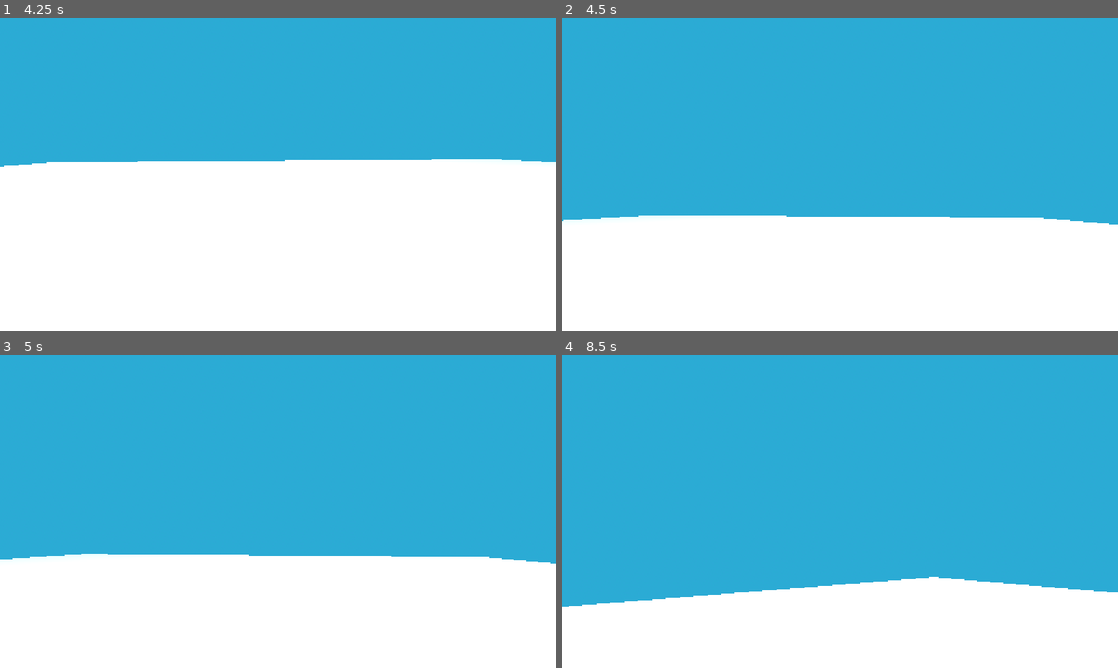
Above: before the commit, frames 1-4 (two rows, left to right).
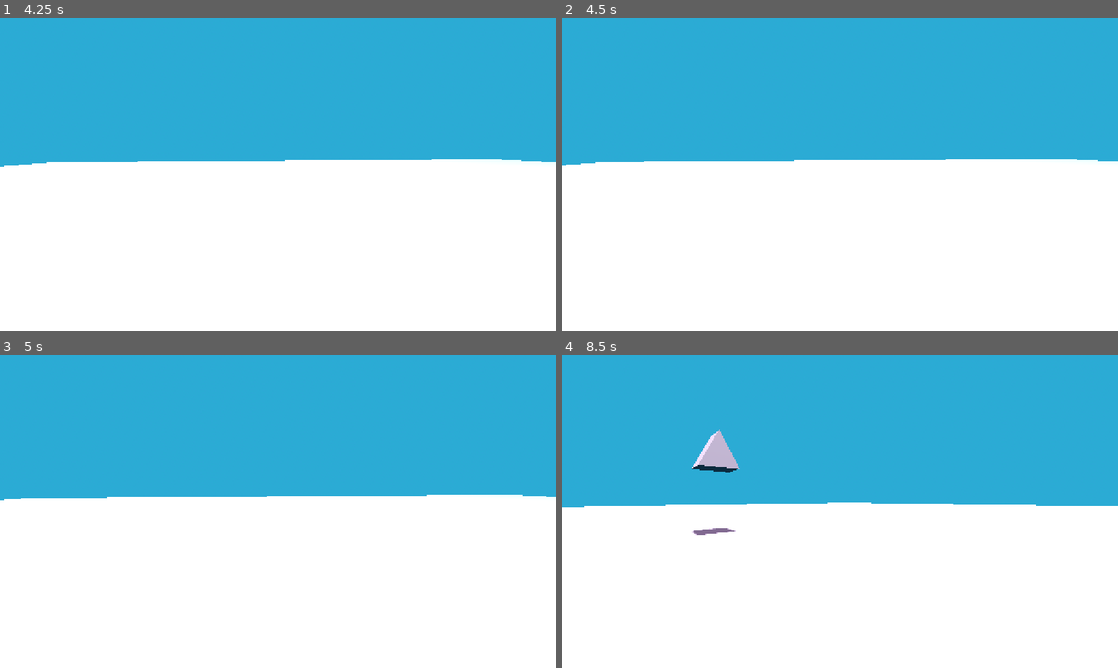
Above: after the commit, the same moments.

Repository: Big-Brain-Boys-Games/planet-escape
Game: Godot game, scene res://assets/nodes/root.tscn
Same seed, same stepped clock (60 frames per second), same inputs: the game is played once before the commit and once after it.
Inputs (mouse positions are in pixels of both pictures, inside the frame that each line leads up to):
- Up to frame 1 (4.25 s): tap Enter at 0.5 s; move the mouse to (305, 174) at 0.52 s; hold W (forward) from 0.53 s (still down); click (305, 174) at 0.67 s; move the mouse to (250, 174) at 1.27 s; click (250, 174) at 1.42 s; tap Space (up) at 2 s; move the mouse to (289, 168) at 2.02 s; click (289, 168) at 2.17 s; move the mouse to (272, 180) at 2.77 s; click (272, 180) at 2.92 s; move the mouse to (316, 177) at 3.52 s; click (316, 177) at 3.67 s; tap Escape (escape, bound only after the commit) at 4.15 s
- Up to frame 2 (4.5 s): keep holding W (forward); move the mouse to (795, 171) at 4.27 s; click (795, 171) at 4.42 s
- Up to frame 3 (5 s): keep holding W (forward)
- Up to frame 4 (8.5 s): move the mouse to (845, 511) at 5.02 s; click (845, 511) at 5.17 s; move the mouse to (817, 505) at 5.77 s; release W (forward) at 5.78 s; hold D (right) 5.78-6.53 s; click (817, 505) at 5.92 s; move the mouse to (867, 511) at 6.52 s; hold W (forward) from 6.53 s (still down); click (867, 511) at 6.67 s; move the mouse to (812, 511) at 7.27 s; click (812, 511) at 7.42 s; move the mouse to (851, 505) at 8.02 s; click (851, 505) at 8.17 s

Frame 1 is identical in both runs. In frame 2, 18% of the frame differs, in the area x 0-100%, y 45-66%; in frame 3, 19%; in frame 4, 28%, in the area x 0-100%, y 23-81%.

Commit message:
Added player tilting

Diff:
--- a/assets/scripts/player.gd
+++ b/assets/scripts/player.gd
@@ -10,33 +10,49 @@
 @export var mouse_speed : float = 1.0
 
 func _ready() -> void:
-	Input.mouse_mode = 2
+	Input.mouse_mode = Input.MOUSE_MODE_CAPTURED
 	for child in get_children():
 		if(child.is_in_group("camera")):
 			camera = child
 			continue
 
 func _physics_process(delta: float) -> void:
-	var direction : Vector3
+	var direction : Vector3 = Vector3(0,0,0)
+	camera.rotation_degrees.z = 0
+	#1 is left, -1 is right
+	var tilt : int = 0
 	if (Input.is_action_pressed("forward")):
 		direction += -camera.global_transform.basis.z.normalized()
 	if (Input.is_action_pressed("backwards")):
 		direction += camera.global_transform.basis.z.normalized()
 	if (Input.is_action_pressed("left")):
+		tilt = 1
 		direction += -camera.global_transform.basis.x.normalized()
 	if (Input.is_action_pressed("right")):
+		tilt = -1
 		direction += camera.global_transform.basis.x.normalized()
 	if(Input.is_action_pressed("up")):
 		direction.y += 1
 	if(Input.is_action_pressed("down")):
 		direction.y -= 1
-	print(direction)
 	velocity = direction * speed
+	if(tilt == 1):
+		camera.rotation_degrees.z = 0
+	if(tilt == -1):
+		camera.rotation_degrees.z = -0
+	if(direction == Vector3(0,0,0)):
+		camera.rotation_degrees.z = 0
 	move_and_slide()
 
 func _input(event: InputEvent) -> void:
+	if (event is InputEventMouseButton):
+		if (event.button_index == 1):
+			Input.mouse_mode = Input.MOUSE_MODE_CAPTURED
 	if (event is InputEventMouseMotion):
-		var new_rot : float = camera.rotation_degrees.x + -event.relative.y * mouse_speed
-		if(new_rot < 90 && new_rot > -90):
-			camera.rotation_degrees.x = new_rot
-		camera.rotation_degrees.y += -event.relative.x * mouse_speed
+		if(Input.mouse_mode != 0):
+			var new_rot : float = camera.rotation_degrees.x + -event.relative.y * mouse_speed
+			if(new_rot < 90 && new_rot > -90):
+				camera.rotation_degrees.x = new_rot
+			camera.rotation_degrees.y += -event.relative.x * mouse_speed
+	if (event.is_action_pressed("escape")):
+			Input.mouse_mode = Input.MOUSE_MODE_VISIBLE
--- a/project.godot
+++ b/project.godot
@@ -54,6 +54,11 @@
 "events": [Object(InputEventKey,"resource_local_to_scene":false,"resource_name":"","device":-1,"window_id":0,"alt_press …(195 unchanged characters)…
 ]
 }
+escape={
+"deadzone": 0.2,
+"events": [Object(InputEventKey,"resource_local_to_scene":false,"resource_name":"","device":-1,"window_id":0,"alt_pressed":false,"shift_pressed":false,"ctrl_pressed":false,"meta_pressed":false,"pressed":false,"keycode":0,"physical_keycode":4194305,"key_label":0,"unicode":0,"location":0,"echo":false,"script":null)
+]
+}
 
 [physics]
 
